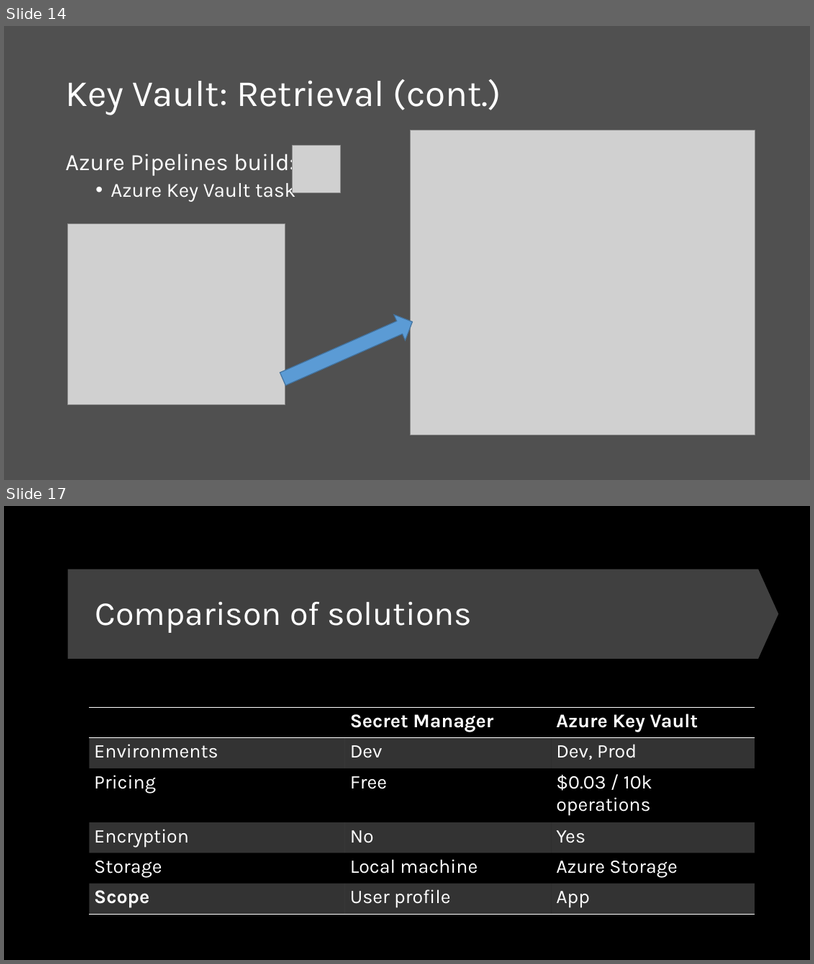
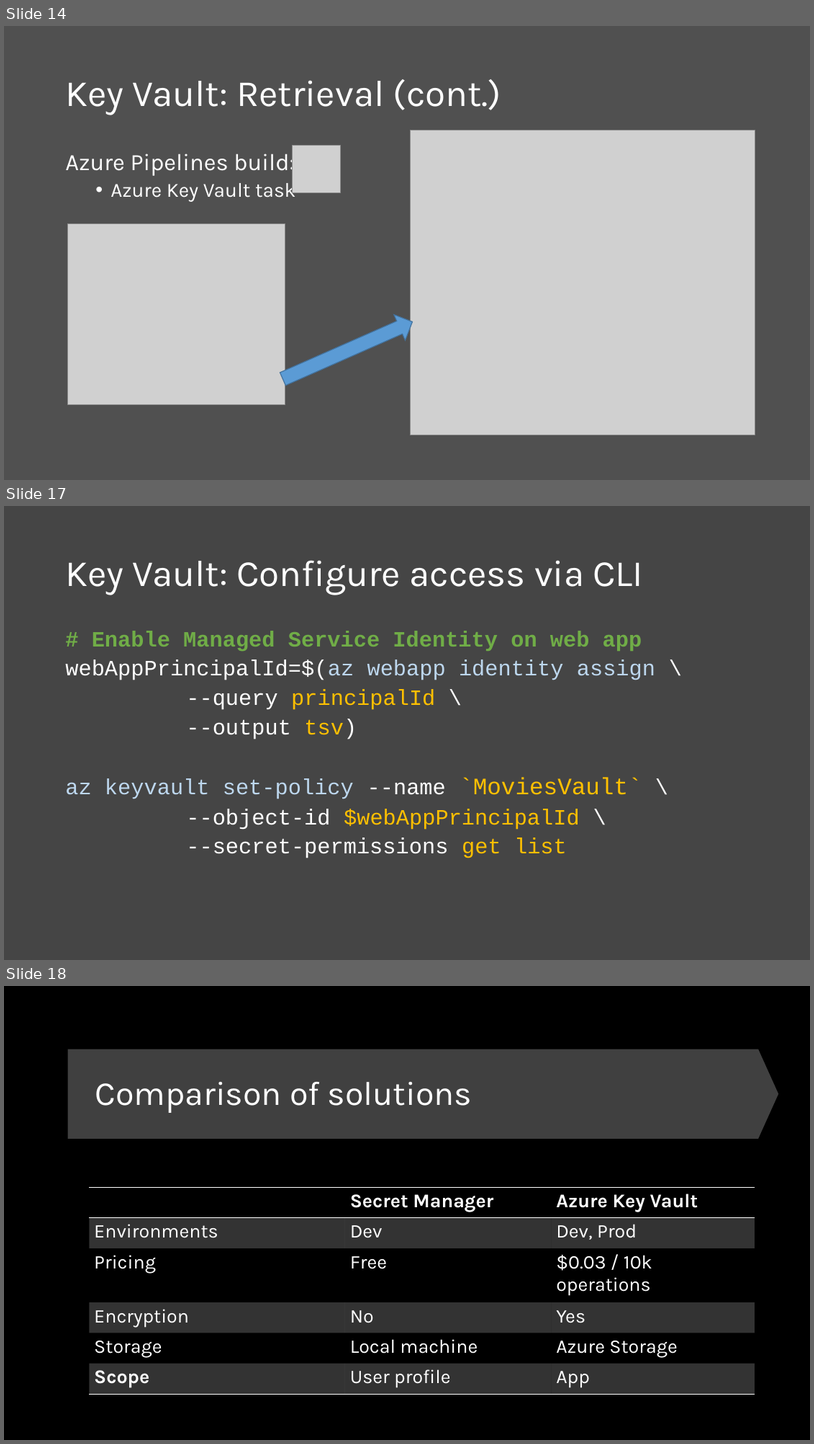
Before and after one commit to scottaddie/slide-decks, a slide deck: Protecting App Secrets.pptx. Shown one above the other, each under a label of ours: slides 14 and 17 before the commit, slides 14, 17 and 18 after it; the slides between them are not shown. The pictures are 814x964 and 814x1444 pixels, drawn with LibreOffice and Linux fonts; fonts in the diff are those of the drawing; grey boxes stand for pictures. Boxes give left, top, right and bottom in pixels: in the first picture for what was removed or moved away, otherwise in the second. Text is boxed around its words. In the diff, an @@ line names an element or a change of style, - is before the commit and + after.

```diff
--- a/Protecting App Secrets.pptx
+++ b/Protecting App Secrets.pptx
@@ slide 17 added at [4,506,810,960], background #454545 @@
@@ title added at [65,560,643,595], 44 pt, text #FFFFFF @@
+Key Vault: Configure access via CLI
@@ text added at [65,631,656,858], 26 pt, text #FFFFFF @@
+# Enable Managed Service Identity on web app
+webAppPrincipalId=$(az webapp identity assign \
+--query principalId \
+--output tsv)
+az keyvault set-policy --name `MoviesVault` \
+--object-id $webAppPrincipalId \
+--secret-permissions get list
@@ what was slide 17 is now slide 18 @@
```
Also in this commit, not shown: 6 slides changed.
